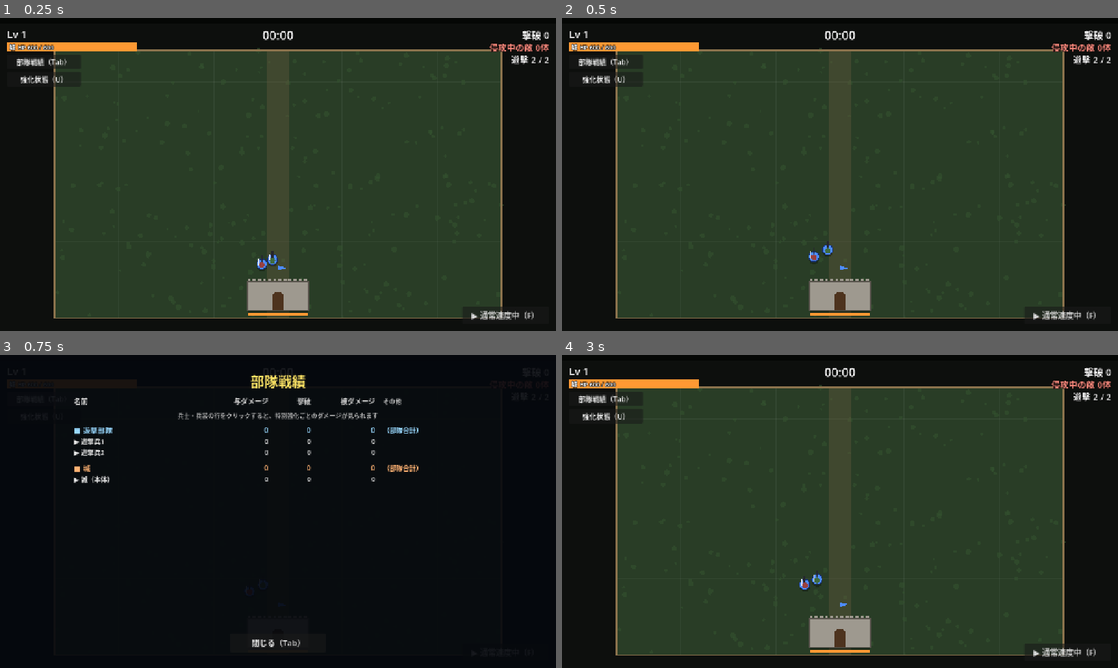
Above: before the commit, frames 1-4 (two rows, left to right).
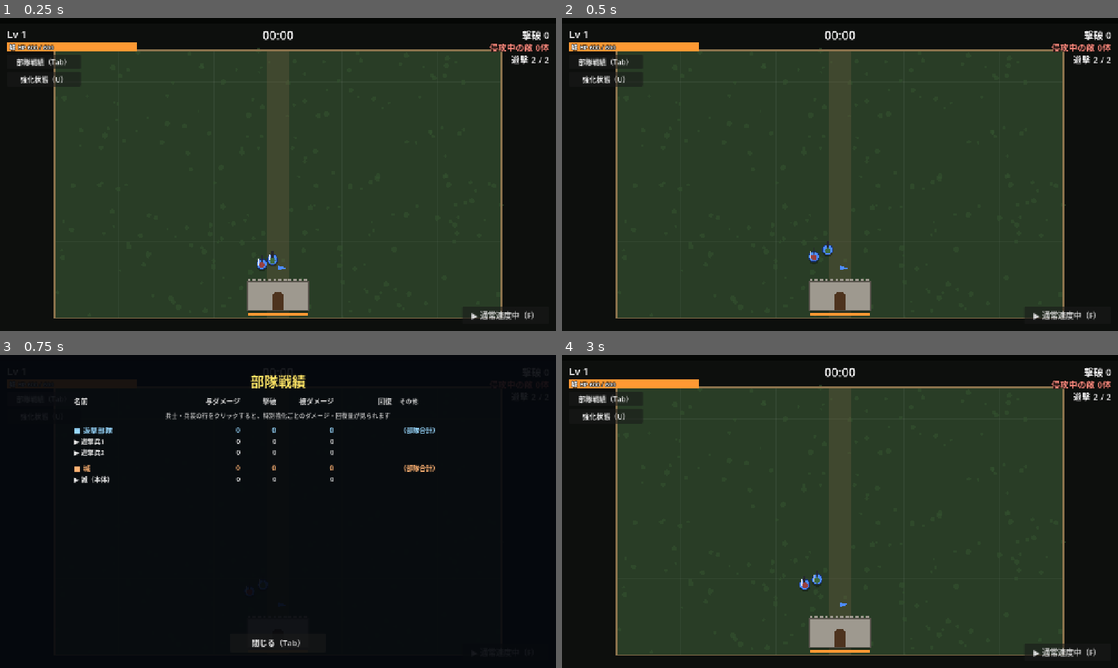
Above: after the commit, the same moments.

Repository: sukepuu/vgnfhusi4v3128904cmtu31
Game: Godot game, scene res://scenes/main.tscn
The game is run twice, just before and just after one commit, with the same random seed, the same clock (stepped at 60 frames per second) and the same inputs.
Inputs:
- Up to frame 1 (0.25 s): no input
- Up to frame 2 (0.5 s): no input
- Up to frame 3 (0.75 s): click "部隊戦績（Tab）" at 0.5 s
- Up to frame 4 (3 s): click "強化状態（U）" at 1.25 s; click "▶ 通常速度中（F）" at 2 s; click "閉じる（Tab）" at 2.75 s

Frames 1-2 are identical in both runs. In frame 3, 1.5% of the frame differs, in the area x 29-79%, y 13-41%; in frame 4, nothing differs.

Commit message:
部隊戦績に回復量を追加（特別強化ごとの回復量の内訳・直した壁の回数も表示）
Co-Authored-By: Claude Opus 5.5 <noreply@anthropic.com>
Claude-Session: https://claude.ai/code/session_011NyugcHQ7VLrKVd7aaRyr2

Diff:
--- a/auto_soldier/scripts/castle.gd
+++ b/auto_soldier/scripts/castle.gd
@@ -177,7 +177,10 @@
 	_flash -= delta
 	# 自然回復（毎秒 regen ずつ）。修理玉がためる「回復した量」にも入る
 	if regen > 0.0 and hp > 0.0 and hp < max_hp:
-		heal(regen * delta)
+		# 生命の泉で増えたぶん（基本の毎秒1を超えたぶん）は生命の泉の回復として記録
+		heal(minf(regen, 1.0) * delta, record)
+		if regen > 1.0:
+			heal((regen - 1.0) * delta, record, "sp_castle_fountain")
 	# 背水の修繕：城のHPが少しずつ減る（これで城が落ちることはない）
 	if overwork and hp > 1.0 and not game.repairers.is_empty():
 		hp = maxf(1.0, hp - OVERWORK_DRAIN * game.repairers.size() * delta)
@@ -217,11 +220,13 @@
 	return 1.0
 
 
-## 城のHPを回復する（回復した量は healed_total に足していく）
-func heal(amount: float) -> void:
+## 城のHPを回復する（回復した量は healed_total に足していく）。
+## rec = 回復させた味方の戦績カード（回復量を記録する）、sp_id = 回復させた特別強化
+func heal(amount: float, rec: Dictionary = {}, sp_id: String = "") -> void:
 	var before := hp
 	hp = minf(max_hp, hp + amount)
 	healed_total += hp - before
+	game.add_heal(rec, hp - before, sp_id)
 
 
 func take_damage(amount: float) -> void:
@@ -875,6 +880,7 @@
 	for b in get_tree().get_nodes_in_group("enemy_bullets"):
 		b.queue_free()
 	hp = max_hp * 0.2
+	game.add_heal(record, hp, "sp_castle_last_stand")
 	_flash = 0.5
 	game.spawn_burst(global_position, Color(1.0, 0.9, 0.5), 260.0)
 	game.hud.show_banner("不屈の城！", Color(1.0, 0.85, 0.3))
--- a/auto_soldier/scripts/heavy.gd
+++ b/auto_soldier/scripts/heavy.gd
@@ -90,7 +90,8 @@
 	_hurt_flash -= delta
 	_invuln -= delta
 	_retarget_cd -= delta
-	hp = minf(max_hp, hp + regen * delta)
+	if not dead:
+		game.heal_unit(self, max_hp, regen * delta, record)
 
 	if _retarget_cd <= 0.0 or not _target_valid():
 		target = _choose_target(post_position())
@@ -186,7 +187,7 @@
 			continue
 		e.take_damage(dmg(), rel.normalized() * 420.0, src)
 	if lifesteal > 0.0:
-		hp = minf(max_hp, hp + (record["dealt"] - dealt_before) * lifesteal)
+		game.heal_unit(self, max_hp, (record["dealt"] - dealt_before) * lifesteal, record, "sp_lifesteal")
 	# 斬撃で敵の弾もかき消す
 	for b in get_tree().get_nodes_in_group("enemy_bullets"):
 		var to_b: Vector2 = b.global_position - global_position
--- a/auto_soldier/scripts/knight.gd
+++ b/auto_soldier/scripts/knight.gd
@@ -159,7 +159,7 @@
 			if st.carry and not e.is_boss and not e.dead and e.speed > 0.0:
 				_carried.append(e)
 			if st.heal_on_hit:
-				hp = minf(st.max_hp, hp + 8.0)
+				game.heal_unit(self, st.max_hp, 8.0, record, "sp_knight_heal")
 	# 流れ星突撃：通った跡に星が残って弾ける
 	if st.star_trail:
 		_star_cd -= delta
--- a/auto_soldier/scripts/main.gd
+++ b/auto_soldier/scripts/main.gd
@@ -365,9 +365,26 @@
 ## 戦績カードを1枚作る。弾や罠にこのカードを持たせて、与えたダメージを記録する
 func new_record(cat: String, name_text: String) -> Dictionary:
 	var r := {"cat": cat, "name": name_text, "dealt": 0.0, "taken": 0.0, "kills": 0,
-		"blocked": 0.0, "walls": 0, "wall_blocks": 0, "traps": 0, "idx": records.size()}
+		"blocked": 0.0, "walls": 0, "wall_blocks": 0, "traps": 0, "healed": 0.0, "wall_fixed": 0, "idx": records.size()}
 	records.append(r)
 	return r
+
+
+## 回復した量を戦績カードに記録する（sp_id を渡すと、特別強化ごとの回復量にも入れる）
+func add_heal(rec: Dictionary, amount: float, sp_id: String = "") -> void:
+	if rec.is_empty() or amount <= 0.0:
+		return
+	rec["healed"] += amount
+	if sp_id != "":
+		var by: Dictionary = rec.get_or_add("sp_healed", {})
+		by[sp_id] = float(by.get(sp_id, 0.0)) + amount
+
+
+## 味方 unit のHPを amount 回復して（最大 max_hp まで）、回復した量を rec に記録する
+func heal_unit(unit: Node2D, max_hp: float, amount: float, rec: Dictionary, sp_id: String = "") -> void:
+	var before: float = unit.hp
+	unit.hp = minf(max_hp, unit.hp + amount)
+	add_heal(rec, unit.hp - before, sp_id)
 
 
 ## 特別強化ぶんのダメージを分けて記録するための戦績カード。
--- a/auto_soldier/scripts/pet.gd
+++ b/auto_soldier/scripts/pet.gd
@@ -39,7 +39,7 @@
 	scale = Vector2(1.7, 1.7) if game.pet_giant else Vector2.ONE
 	# 癒しのさえずり：担当の遊撃兵のHPを少しずつ回復
 	if game.pet_heal and not owner_soldier.dead:
-		owner_soldier.hp = minf(game.stats.max_hp, owner_soldier.hp + 2.0 * delta)
+		game.heal_unit(owner_soldier, game.stats.max_hp, 2.0 * delta, record, "sp_pet_heal")
 	# 体当たりペット：触れた敵にペットの3倍ダメージ（同じ敵は0.5秒に1回）
 	if game.pet_body:
 		_body_slam(delta)
--- a/auto_soldier/scripts/pet_fusion.gd
+++ b/auto_soldier/scripts/pet_fusion.gd
@@ -107,7 +107,7 @@
 	if game.pet_heal:
 		for s in game.soldiers:
 			if not s.dead:
-				s.hp = minf(game.stats.max_hp, s.hp + 2.0 * game.pets_per_soldier * delta)
+				game.heal_unit(s, game.stats.max_hp, 2.0 * game.pets_per_soldier * delta, record, "sp_pet_heal")
 	_mode_left -= delta
 	if _mode == "shoot":
 		_shoot_update(delta)
--- a/auto_soldier/scripts/repairer.gd
+++ b/auto_soldier/scripts/repairer.gd
@@ -40,8 +40,13 @@
 	# 城の回復（移動中も少しずつ）
 	if castle.hp < castle.max_hp:
 		# 緊急修理：城が危ないときは2倍の速さで直す
-		var rate: float = st.heal_per_sec * (2.0 if st.emergency and castle.hp < castle.max_hp * 0.3 else 1.0)
-		castle.heal(rate * delta)
+		# 戦績の回復量は、ふつうの修理・背水の修繕で増えたぶん・緊急修理で増えたぶんに分けて記録
+		var overwork_part: float = 3.0 if castle.overwork else 0.0
+		castle.heal((st.heal_per_sec - overwork_part) * delta, record)
+		if overwork_part > 0.0:
+			castle.heal(overwork_part * delta, record, "sp_overwork")
+		if st.emergency and castle.hp < castle.max_hp * 0.3:
+			castle.heal(st.heal_per_sec * delta, record, "sp_emergency")
 		_spark_cd -= delta
 		if _working and _spark_cd <= 0.0:
 			_spark_cd = 0.25
@@ -66,6 +71,7 @@
 				if w["hp"] < w["max"]:
 					w["hp"] = minf(w["max"], w["hp"] + 1.0)
 					w["flash"] = 0.1
+					record["wall_fixed"] += 1
 					break
 	for s in _sparks:
 		s["t"] -= delta
@@ -87,16 +93,16 @@
 func _first_aid(amount: float) -> void:
 	for s in game.soldiers:
 		if not s.dead:
-			s.hp = minf(game.stats.max_hp, s.hp + amount)
+			game.heal_unit(s, game.stats.max_hp, amount, record, "sp_first_aid")
 	for g in game.guards:
 		if not g.dead:
-			g.hp = minf(game.guard_stats.max_hp, g.hp + amount)
+			game.heal_unit(g, game.guard_stats.max_hp, amount, record, "sp_first_aid")
 	for k in game.knights:
 		if not k.dead:
-			k.hp = minf(game.knight_stats.max_hp, k.hp + amount)
+			game.heal_unit(k, game.knight_stats.max_hp, amount, record, "sp_first_aid")
 	var h: Node2D = game.heavy
 	if h != null and not h.dead:
-		h.hp = minf(h.max_hp, h.hp + amount)
+		game.heal_unit(h, h.max_hp, amount, record, "sp_first_aid")
 
 
 func _draw() -> void:
--- a/auto_soldier/scripts/stats_ui.gd
+++ b/auto_soldier/scripts/stats_ui.gd
@@ -1,6 +1,6 @@
 extends CanvasLayer
-## 部隊戦績画面。各部隊の個体ごとに、与ダメージ・撃破数・被ダメージを一覧表示する。
-## 個体の行をクリックすると、その下に特別強化ごとの与ダメージの内訳が開く（もう一度クリックで閉じる）。
+## 部隊戦績画面。各部隊の個体ごとに、与ダメージ・撃破数・被ダメージ・回復量を一覧表示する。
+## 個体の行をクリックすると、その下に特別強化ごとの与ダメージ・回復量の内訳が開く（もう一度クリックで閉じる）。
 ## 開いているあいだはゲームを一時停止する。
 
 const Upgrades := preload("res://scripts/upgrades.gd")
@@ -14,7 +14,7 @@
 	"sniper": Color(0.75, 0.95, 0.45), "knight": Color(1.0, 0.82, 0.4), "repair": Color(0.55, 0.75, 1.0),
 	"heavy": Color(0.85, 0.75, 1.0), "engineer": Color(0.8, 0.9, 0.5), "builder": Color(1.0, 0.88, 0.45),
 	"castle": Color(1.0, 0.7, 0.45)}
-const COL_WIDTHS := [300, 130, 80, 130, 190]
+const COL_WIDTHS := [250, 115, 65, 115, 115, 190]
 
 var game: Node2D
 var _list: VBoxContainer
@@ -51,10 +51,10 @@
 	title.add_theme_color_override("font_color", Color(1.0, 0.9, 0.4))
 	box.add_child(title)
 
-	box.add_child(_make_row(["名前", "与ダメージ", "撃破", "被ダメージ", "その他"], Color(0.8, 0.8, 0.8), 16))
+	box.add_child(_make_row(["名前", "与ダメージ", "撃破", "被ダメージ", "回復", "その他"], Color(0.8, 0.8, 0.8), 16))
 
 	var hint := Label.new()
-	hint.text = "兵士・兵装の行をクリックすると、特別強化ごとのダメージが見られます"
+	hint.text = "兵士・兵装の行をクリックすると、特別強化ごとのダメージ・回復量が見られます"
 	hint.horizontal_alignment = HORIZONTAL_ALIGNMENT_CENTER
 	hint.add_theme_font_size_override("font_size", 14)
 	hint.add_theme_color_override("font_color", Color(0.7, 0.7, 0.7))
@@ -130,15 +130,17 @@
 		var total_dealt := 0.0
 		var total_kills := 0
 		var total_taken := 0.0
+		var total_healed := 0.0
 		for r in recs:
 			total_dealt += r["dealt"]
 			total_kills += r["kills"]
 			total_taken += r["taken"]
-		var header := _make_row(["■ " + CAT_LABEL[cat], _fmt(total_dealt), str(total_kills), _fmt(total_taken), "（部隊合計）"], col, 17)
+			total_healed += r["healed"]
+		var header := _make_row(["■ " + CAT_LABEL[cat], _fmt(total_dealt), str(total_kills), _fmt(total_taken), _fmt_heal(total_healed), "（部隊合計）"], col, 17)
 		_list.add_child(header)
 		for r in recs:
 			var open: bool = _expanded.has(r["idx"])
-			var row := _make_row([("▼ " if open else "▶ ") + r["name"], _fmt(r["dealt"]), str(r["kills"]), _fmt(r["taken"]), _note(r)], Color(0.92, 0.92, 0.92), 15)
+			var row := _make_row([("▼ " if open else "▶ ") + r["name"], _fmt(r["dealt"]), str(r["kills"]), _fmt(r["taken"]), _fmt_heal(r["healed"]), _note(r)], Color(0.92, 0.92, 0.92), 15)
 			# 行をクリックで内訳を開く・閉じる
 			row.mouse_filter = Control.MOUSE_FILTER_STOP
 			row.mouse_default_cursor_shape = Control.CURSOR_POINTING_HAND
@@ -164,7 +166,8 @@
 		_scroll.scroll_vertical = keep
 
 
-## 個体の下に、特別強化ごとの与ダメージの内訳を並べる（多い順。残りは「通常攻撃・その他」）
+## 個体の下に、特別強化ごとの与ダメージの内訳を並べる（多い順。残りは「通常攻撃・その他」）。
+## 回復したことがあれば、回復量の内訳も並べる
 func _add_breakdown(r: Dictionary) -> void:
 	var col := Color(1.0, 0.85, 0.5)
 	var total: float = r["dealt"]
@@ -175,11 +178,27 @@
 	for id in ids:
 		var v: float = by[id]
 		sp_sum += v
-		_list.add_child(_make_row(["　　★" + str(_sp_names.get(id, id)), _fmt(v), "", "", _pct(v, total)], col, 14))
-	var normal := maxf(0.0, total - sp_sum)
-	_list.add_child(_make_row(["　　通常攻撃・その他", _fmt(normal), "", "", _pct(normal, total)], Color(0.75, 0.75, 0.75), 14))
-	if ids.is_empty():
-		_list.add_child(_make_row(["　　（特別強化のダメージはまだありません）", "", "", "", ""], Color(0.6, 0.6, 0.6), 13))
+		_list.add_child(_make_row(["　　★" + str(_sp_names.get(id, id)), _fmt(v), "", "", "", _pct(v, total)], col, 14))
+	if total > 0.0 or ids.is_empty():
+		var normal := maxf(0.0, total - sp_sum)
+		_list.add_child(_make_row(["　　通常攻撃・その他", _fmt(normal), "", "", "", _pct(normal, total)], Color(0.75, 0.75, 0.75), 14))
+	# 回復量の内訳
+	var healed: float = r["healed"]
+	if healed > 0.0:
+		var hcol := Color(0.55, 1.0, 0.6)
+		var hby: Dictionary = r.get("sp_healed", {})
+		var hids: Array = hby.keys()
+		hids.sort_custom(func(a: String, b: String) -> bool: return hby[a] > hby[b])
+		var h_sum := 0.0
+		for id in hids:
+			var v: float = hby[id]
+			h_sum += v
+			_list.add_child(_make_row(["　　♥" + str(_sp_names.get(id, id)), "", "", "", _fmt(v), _pct(v, healed)], hcol, 14))
+		var base := maxf(0.0, healed - h_sum)
+		if base >= 0.5:
+			_list.add_child(_make_row(["　　♥通常の回復", "", "", "", _fmt(base), _pct(base, healed)], Color(0.7, 0.85, 0.7), 14))
+	if ids.is_empty() and healed <= 0.0:
+		_list.add_child(_make_row(["　　（特別強化のダメージ・回復はまだありません）", "", "", "", "", ""], Color(0.6, 0.6, 0.6), 13))
 	var spacer := Control.new()
 	spacer.custom_minimum_size = Vector2(0, 4)
 	_list.add_child(spacer)
@@ -203,6 +222,8 @@
 		parts.append("壁が防いだ %d発" % r["wall_blocks"])
 	if r["traps"] > 0:
 		parts.append("仕掛けた罠 %d個" % r["traps"])
+	if r["wall_fixed"] > 0:
+		parts.append("直した壁 %d回分" % r["wall_fixed"])
 	return "  ".join(parts)
 
 
@@ -215,12 +236,17 @@
 		l.custom_minimum_size = Vector2(COL_WIDTHS[i], 0)
 		l.add_theme_font_size_override("font_size", font_size)
 		l.add_theme_color_override("font_color", col)
-		if i in [1, 2, 3]:
+		if i in [1, 2, 3, 4]:
 			l.horizontal_alignment = HORIZONTAL_ALIGNMENT_RIGHT
-		if i == 4:
+		if i == 5:
 			l.add_theme_font_size_override("font_size", font_size - 2)
 		row.add_child(l)
 	return row
+
+
+## 回復量の列（0なら空欄）
+func _fmt_heal(v: float) -> String:
+	return _fmt(v) if v >= 0.5 else ""
 
 
 ## 12345 → "12,345"
--- a/auto_soldier/scripts/ultimates.gd
+++ b/auto_soldier/scripts/ultimates.gd
@@ -138,7 +138,7 @@
 	# 迎撃兵も全回復
 	for g in game.guards:
 		if not g.dead:
-			g.hp = game.guard_stats.max_hp
+			game.heal_unit(g, game.guard_stats.max_hp, INF, g.record, "sp_ult_dome")
 	game.spawn_burst(game.castle.global_position, Color(0.5, 1.0, 0.6), DOME_RADIUS / 2.0)
 
 
@@ -167,7 +167,10 @@
 	var walls: Node2D = game.walls
 	var dmg := 150.0 * _time_mult()
 	for w in walls.walls:
+		var before: float = w["hp"]
 		w["hp"] = minf(w["max"], w["hp"] + 10.0)
+		if not w["src"].is_empty():
+			w["src"]["wall_fixed"] += int(w["hp"] - before)
 		var p: Vector2 = walls.point_at((w["a0"] + w["a1"]) / 2.0)
 		game.explode(p + (p - game.castle.global_position).normalized() * 30.0, 110.0, dmg, game.sp_src(w["src"], "sp_ult_wall_burst"), Color(1.0, 0.85, 0.4), 0.0, 400.0)
 
@@ -311,18 +314,19 @@
 
 func _do_overhaul() -> void:
 	var castle: Node2D = game.castle
-	castle.heal(castle.max_hp * 0.10)
+	var rec: Dictionary = game.repairers[0].record if not game.repairers.is_empty() else {}
+	castle.heal(castle.max_hp * 0.10, rec, "sp_ult_overhaul")
 	for s in game.soldiers:
 		if not s.dead:
-			s.hp = game.stats.max_hp
+			game.heal_unit(s, game.stats.max_hp, INF, rec, "sp_ult_overhaul")
 	for g in game.guards:
 		if not g.dead:
-			g.hp = game.guard_stats.max_hp
+			game.heal_unit(g, game.guard_stats.max_hp, INF, rec, "sp_ult_overhaul")
 	for k in game.knights:
 		if not k.dead:
-			k.hp = game.knight_stats.max_hp
+			game.heal_unit(k, game.knight_stats.max_hp, INF, rec, "sp_ult_overhaul")
 	if game.heavy != null and not game.heavy.dead:
-		game.heavy.hp = game.heavy.max_hp
+		game.heal_unit(game.heavy, game.heavy.max_hp, INF, rec, "sp_ult_overhaul")
 	game.spawn_burst(castle.global_position, Color(0.5, 1.0, 0.6), 160.0)
 	_flash(Color(0.6, 1.0, 0.7))
 
--- a/auto_soldier/scripts/walls.gd
+++ b/auto_soldier/scripts/walls.gd
@@ -56,6 +56,8 @@
 			if w["rep"] >= 3.0:
 				w["rep"] = 0.0
 				w["hp"] = minf(w["max"], w["hp"] + 1.0)
+				if not w["src"].is_empty():
+					w["src"]["wall_fixed"] += 1
 	queue_redraw()
 
 
Not shown, changed: auto_soldier/README.md
